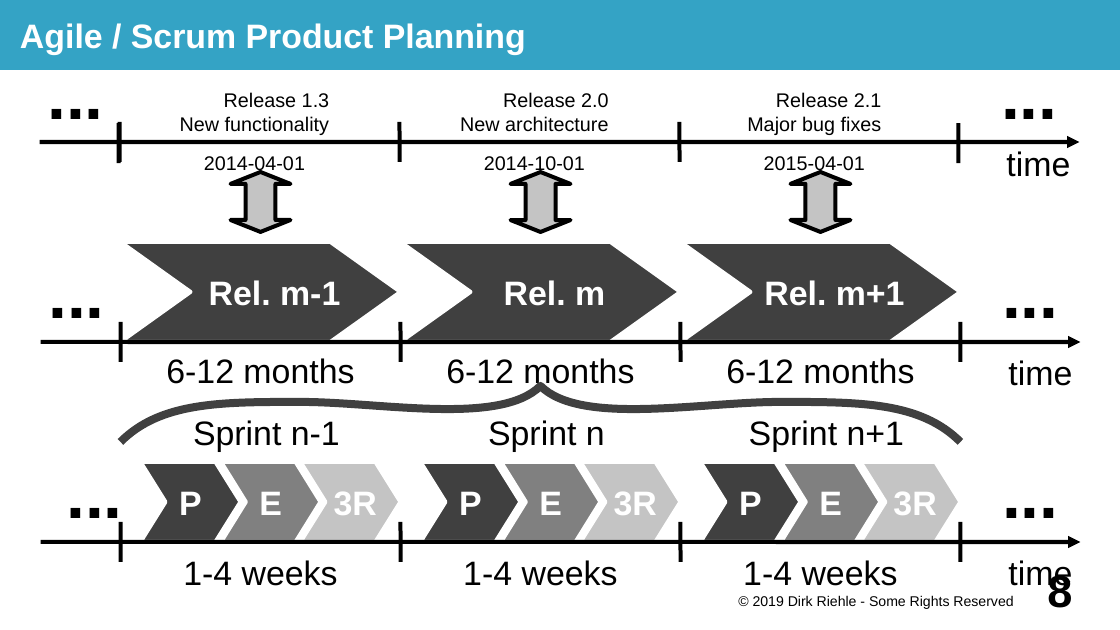
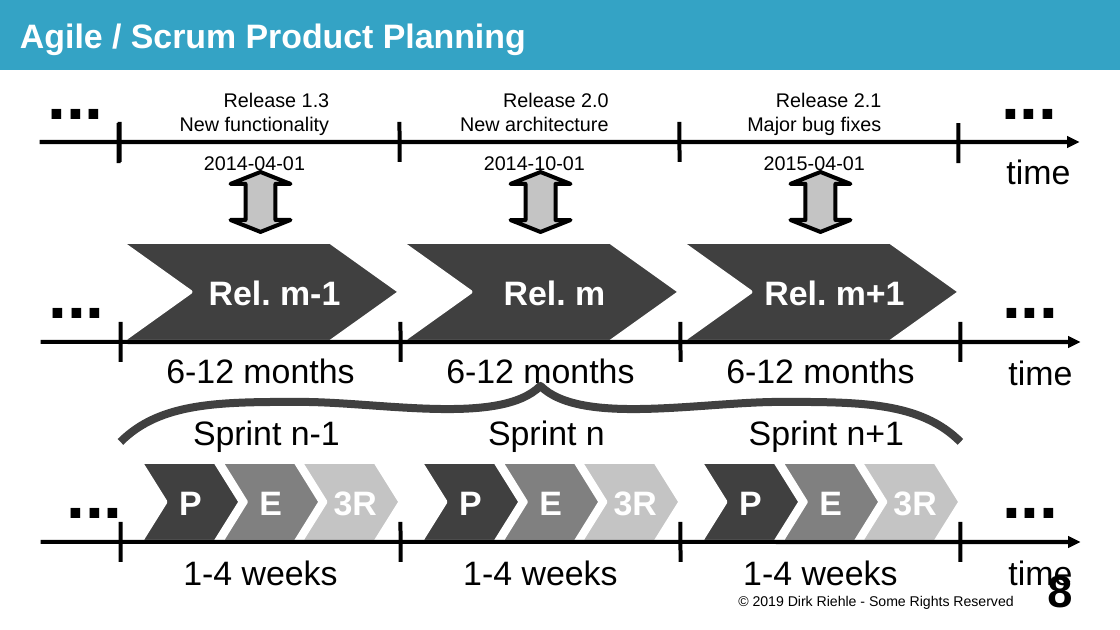
Before and after one commit to dirkriehle/prod-course, a slide deck: slide 8 of Lecture slides/PROD C03 - Technical Product Management.odp. Drawn at 1120x630 pixels with LibreOffice and Linux fonts; fonts in the diff are those of the drawing. Boxes give left, top, right and bottom in pixels: in the first picture for what was removed or moved away, otherwise in the second. Text is boxed around its words. In the diff, an @@ line names an element or a change of style, - is before the commit and + after.

```diff
--- a/Lecture slides/PROD C03 - Technical Product Management.odp
+++ b/Lecture slides/PROD C03 - Technical Product Management.odp
@@ text "time" moved from (x1=1006, y1=151, x2=1070, y2=177) to (x1=1006, y1=159, x2=1070, y2=185) @@
```
Also in this commit, not shown: 15 other files.
